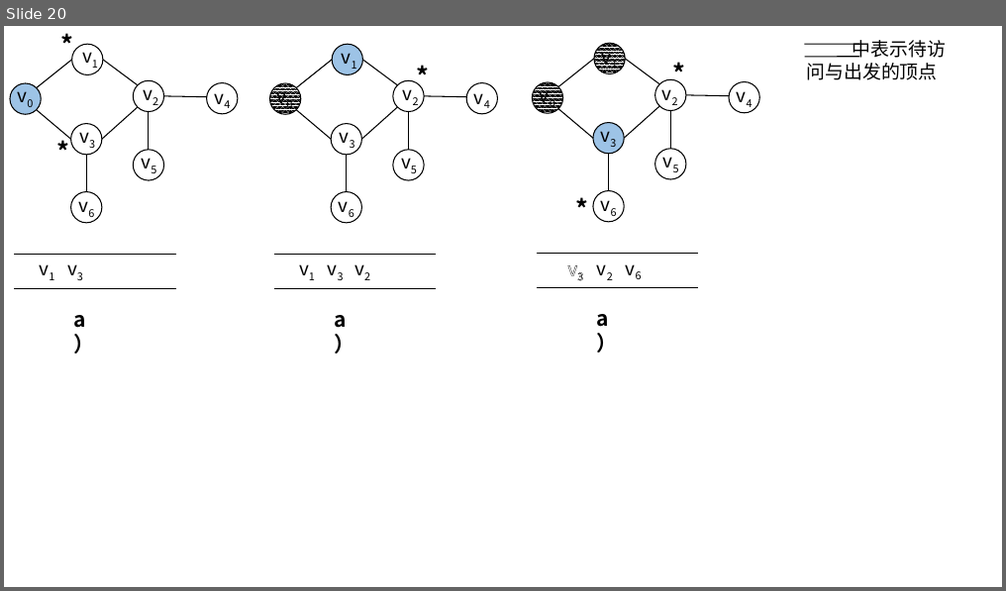
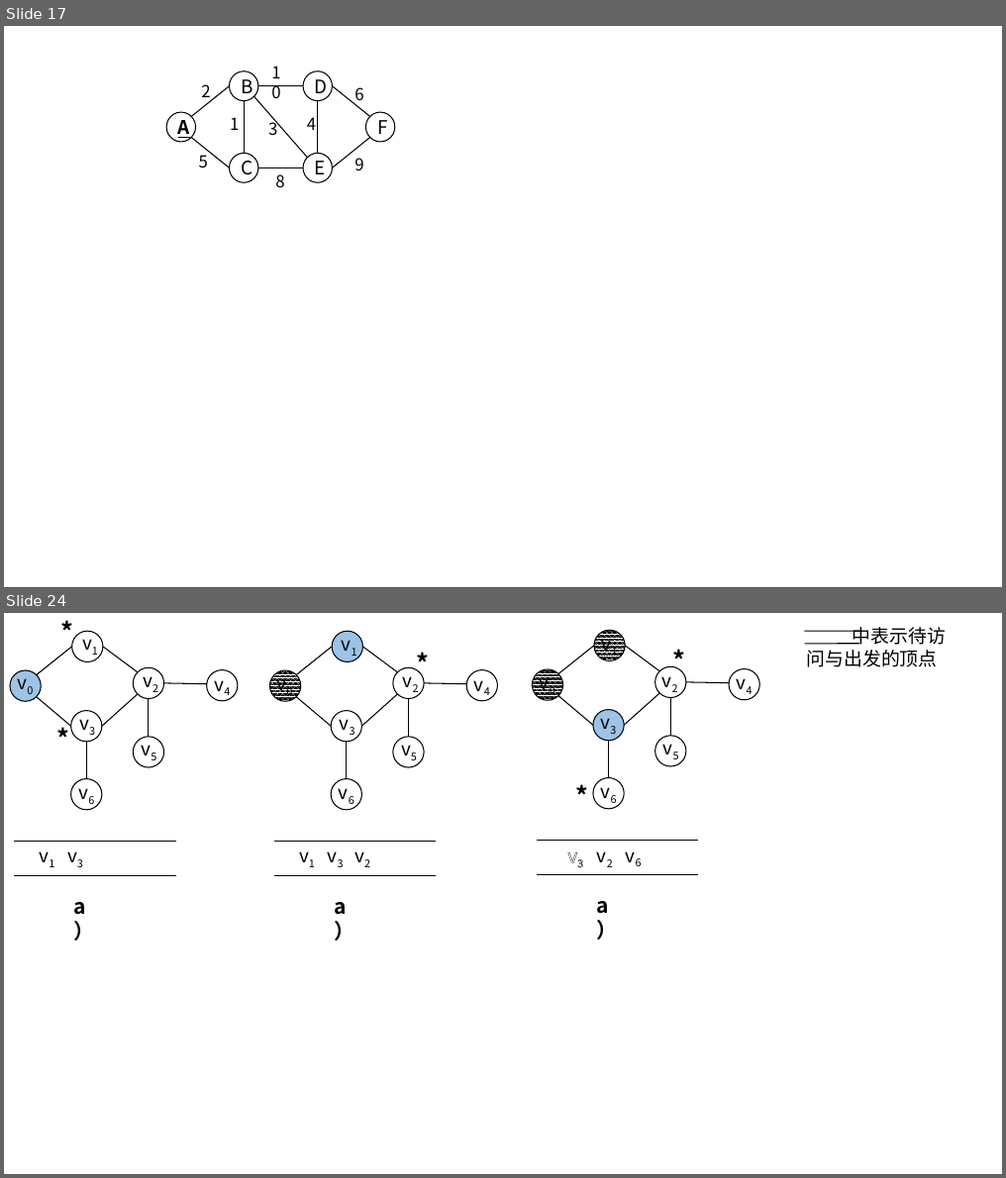
Before and after one commit to CoreLoop163/CoreLoopBooks, a slide deck: data_structure/assets/pics_and_ppts/ch5/画图用、.pptx. Shown one above the other, each under a label of ours: slide 20 before the commit, slides 17 and 24 after it; the slides between them are not shown. The pictures are 1006x591 and 1006x1178 pixels, drawn with LibreOffice and Linux fonts; fonts in the diff are those of the drawing. Boxes give left, top, right and bottom in pixels: in the first picture for what was removed or moved away, otherwise in the second. Text is boxed around its words. In the diff, an @@ line names an element or a change of style, - is before the commit and + after.

```diff
--- a/data_structure/assets/pics_and_ppts/ch5/画图用、.pptx
+++ b/data_structure/assets/pics_and_ppts/ch5/画图用、.pptx
@@ slide 17 added at <box>4,26,1002,587</box>, background #FFFFFF @@
@@ text added at <box>201,84,210,102</box>, 16 pt, text #000000 @@
+2
@@ ellipse added at <box>230,72,258,101</box>, fill #FFFFFF, outline #000000 1 pt, 18 pt, text #000000 @@
+B
@@ text added at <box>264,59,297,86</box>, 16 pt, text #000000 @@
+10
@@ ellipse added at <box>303,72,333,101</box>, fill #FFFFFF, outline #000000 1 pt, 18 pt, text #000000 @@
+D
@@ ellipse added at <box>166,112,196,142</box>, fill #FFFFFF, outline #000000 1 pt, 18 pt, text #000000, bold, underline @@
+A
@@ line added from (191, 116) to (230, 85), #000000 1 pt @@
@@ line added from (244, 154) to (244, 101), #000000 1 pt @@
@@ line added from (307, 158) to (254, 96), #000000 1 pt @@
@@ line added from (303, 85) to (258, 85), #000000 1 pt @@
@@ line added from (318, 154) to (318, 101), #000000 1 pt @@
@@ line added from (370, 116) to (332, 85), #000000 1 pt @@
@@ text added at <box>354,87,363,105</box>, 16 pt, text #000000 @@
+6
@@ ellipse added at <box>365,112,395,142</box>, fill #FFFFFF, outline #000000 1 pt, 18 pt, text #000000 @@
+F
@@ line added from (191, 138) to (230, 169), #000000 1 pt @@
@@ text added at <box>230,117,239,130</box>, 16 pt, text #000000 @@
+1
@@ text added at <box>268,118,277,136</box>, 16 pt, text #000000 @@
+3
@@ text added at <box>307,117,316,130</box>, 16 pt, text #000000 @@
+4
@@ line added from (332, 169) to (370, 138), #000000 1 pt @@
@@ text added at <box>199,151,208,169</box>, 16 pt, text #000000 @@
+5
@@ ellipse added at <box>230,154,258,183</box>, fill #FFFFFF, outline #000000 1 pt, 18 pt, text #000000 @@
+C
@@ line added from (258, 169) to (303, 169), #000000 1 pt @@
@@ ellipse added at <box>303,154,333,183</box>, fill #FFFFFF, outline #000000 1 pt, 18 pt, text #000000 @@
+E
@@ text added at <box>354,158,363,171</box>, 16 pt, text #000000 @@
+9
@@ text added at <box>275,174,284,187</box>, 16 pt, text #000000 @@
+8
@@ what was slide 20 is now slide 24 @@
```
Also in this commit, not shown: 2 other slides added, 3 slides removed, 55 other files.
